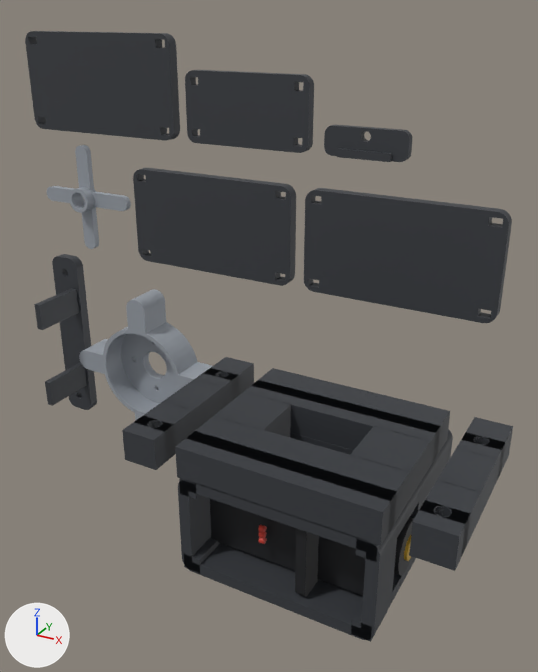
An edit to the glTF model exports/plate-5-small.glb, drawn before and after from the same camera.
Both versions are drawn from a 50 mm lens placed at (175.3, -168.2, 131.1), pointed at (93.9, -20.3, 57.1). Lighting does not change. The marker at lower left points along +X, +Y and +Z. The picture after the commit comes second. Vertices at exactly the same position are counted once.

Names of what the first picture shows: 'base-joint', 'cap-base', 'cap-elbow', 'cap-head', 'cap-shoulder', 'horn-adapter', 'horn-sg90', 'mg996r-body-base', 'mg996r-tabs-base', 'mic-tab', 'spk-clamp' and 3 more.
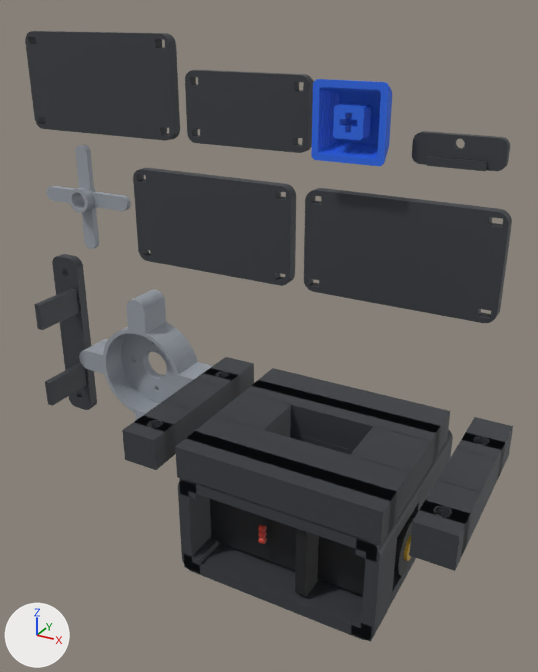
Boxes (x1, y1, x2, y2) around the edits, measured in the pictures (538 x 672 px):
'keycap', added (blue): after (311, 79, 392, 166)
'mic-tab', moved: before (324, 125, 412, 162); after (412, 131, 510, 171)

Patch to the scene script:
```diff
--- a/exports/plate-5-small.glb.py
+++ b/exports/plate-5-small.glb.py
@@ mat_keycap_mat @@
+mat_keycap_mat = principled_material('keycap-mat')
+mat_keycap_mat.base_color = (0.0252, 0.147, 0.847)  # blue #2c6bed
+mat_keycap_mat.metallic = 0.05
+mat_keycap_mat.roughness = 0.55
@@ me_mic_tab @@
 # used by ob_mic_tab; location = (0.0, 0.0, 0.0)
-me_mic_tab.from_pydata(...)  # 224 vertices, 444 faces; spans x 99.0..120.1, y -3.2..0.0, z 98.8..105.8
+me_mic_tab.from_pydata(...)  # 224 vertices, 444 faces; spans x 120.9..142.0, y -3.2..0.0, z 98.8..105.8
+# me_mic_tab part 1: the whole mesh is moved by (21.9, 0.0, 0.0)
 me_mic_tab.materials.append(mat_mic_tab_mat)
@@ me_keycap @@
+me_keycap.from_pydata(...)  # 2220 vertices, 4470 faces; spans x 99.0..116.9, y -9.0..0.0, z 98.8..116.7
+me_keycap.materials.append(mat_keycap_mat)  # blue #2c6bed
@@ ob_keycap @@
+ob_keycap = bpy.data.objects.new('keycap', me_keycap)
+ob_keycap.location = (0.0, 0.0, 0.0)
```
